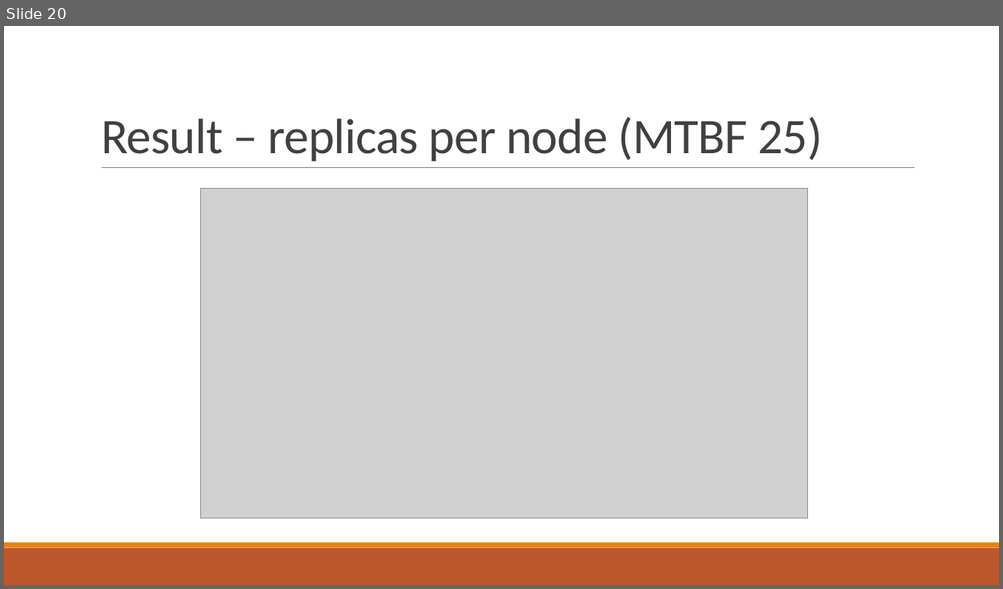
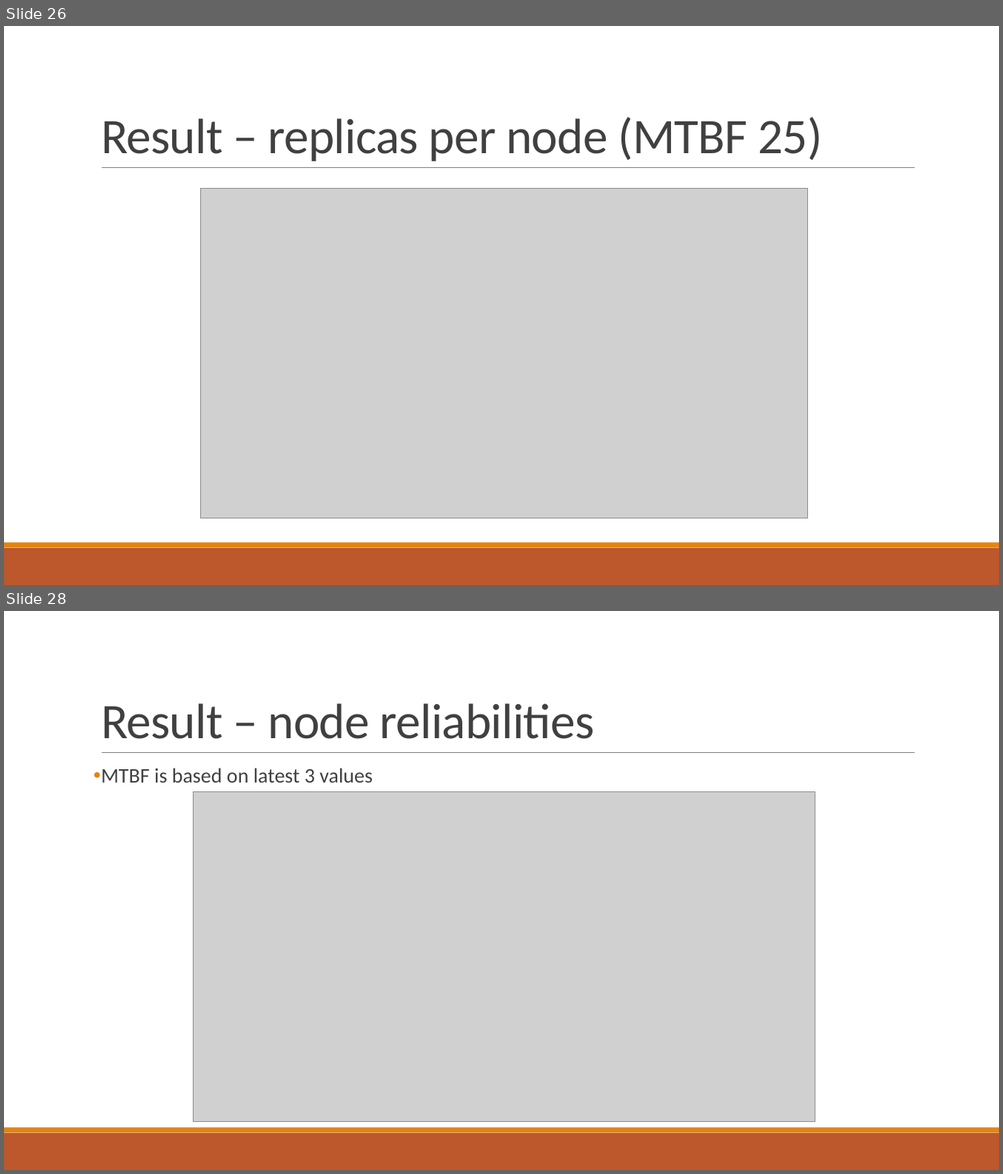
Before and after one commit to PStahl/master_thesis, a slide deck: presentation/presentation.pptx. Shown one above the other, each under a label of ours: slide 20 before the commit, slides 26 and 28 after it; the slides between them are not shown. The pictures are 1003x589 and 1003x1174 pixels, drawn with LibreOffice and Linux fonts; fonts in the diff are those of the drawing; grey boxes stand for pictures. Boxes give left, top, right and bottom in pixels: in the first picture for what was removed or moved away, otherwise in the second. Text is boxed around its words. In the diff, an @@ line names an element or a change of style, - is before the commit and + after.

```diff
--- a/presentation/presentation.pptx
+++ b/presentation/presentation.pptx
@@ slide 28 added at (4,611,999,1170), background #FFFFFF; not listed: 3 template elements that a slide beside it also shows @@
@@ title added at (101,703,595,739), 48 pt, text #404040 @@
+Result – node reliabilities
@@ text added at (101,768,373,783), 20 pt, text #404040 @@
+• MTBF is based on latest 3 values
@@ picture added at (193,792,814,1122) @@
@@ what was slide 20 is now slide 26 @@
```
Also in this commit, not shown: 3 slides changed, 10 other slides added, 5 other files.
